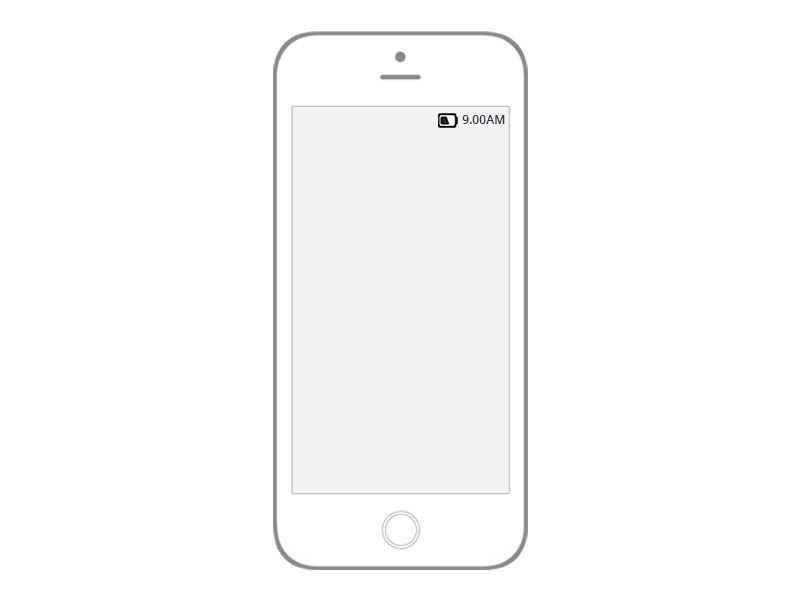
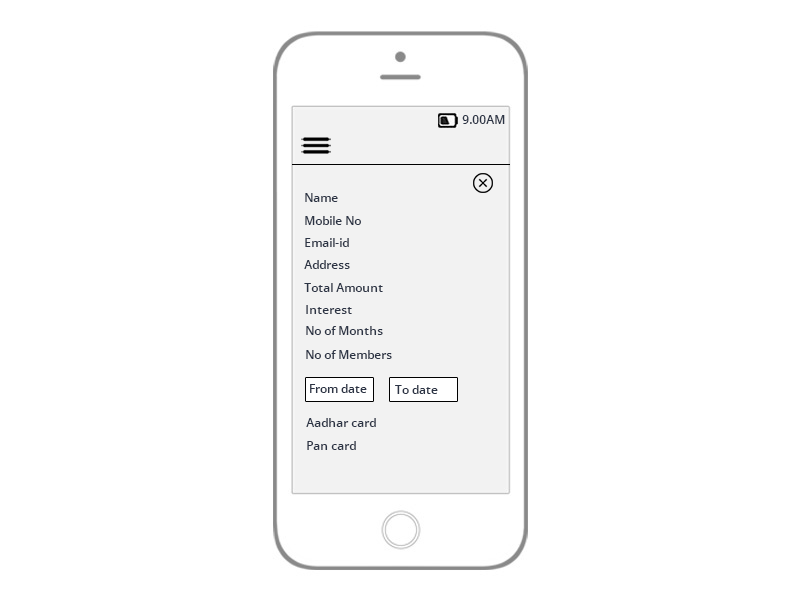
Two versions of the same layered image (800 x 600). Layer-by-layer changes:
added layer "Layer 3" above "From date" over (473, 173, 493, 193)
added layer "From date" above "To date" over (310, 384, 367, 393)
added layer "To date" above "Rectangle 1 copy" over (395, 385, 438, 394)
added layer "Rectangle 1 copy" above "Rectangle 1" over (390, 378, 457, 401)
added layer "Rectangle 1" above "Pan card" over (306, 378, 373, 401)
added layer "Pan card" above "Aadhar card" over (307, 441, 356, 450)
added layer "Aadhar card" above "No of Members" over (306, 418, 376, 427)
added layer "No of Members" above "No of Months" over (306, 350, 392, 359)
added layer "No of Months" above "Interest" over (306, 326, 383, 335)
added layer "Interest" above "Total Amount" over (306, 305, 352, 314)
added layer "Total Amount" above "Address" over (304, 283, 383, 292)
added layer "Address" above "Email-id" over (304, 260, 350, 269)
added layer "Email-id" above "Mobile No" over (305, 238, 349, 247)
added layer "Mobile No" above "Name" over (305, 216, 361, 225)
added layer "Name" above "Shape 1" over (305, 193, 338, 202)
added layer "Shape 1" above "Layer 2" over (292, 164, 510, 165)
added layer "Layer 2" above "Layer 0" over (301, 137, 331, 154)
